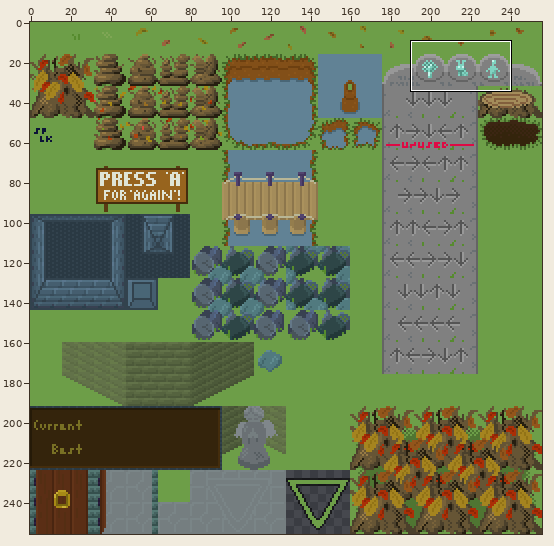
File history of a sprite sheet, src/data/image/8-outdoors.png. Above, an overview of the earlier version with the close-up marked.
Close-up. The starting point:
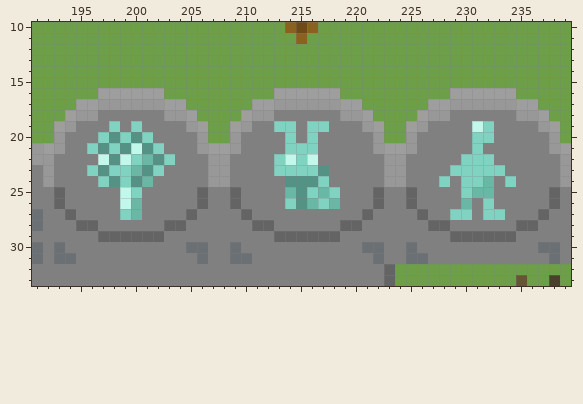
The file is 256x256 pixels. Colours within 5 levels of each other are drawn and written as one. Shown: x 191..239, y 10..33.
The same view after the edit:
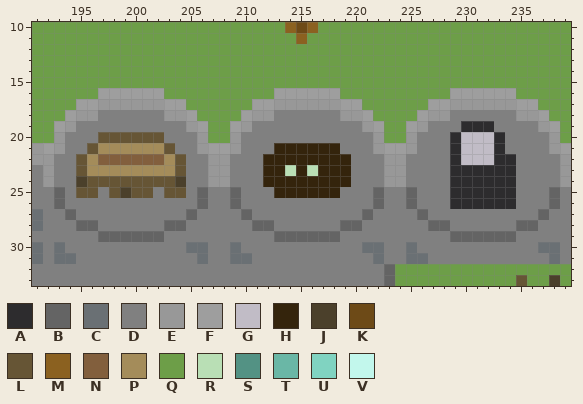
Palette (. is transparent): A #2d2c2e  B #646464  C #6a7074  D #808080  E #989898  F #9e9e9e  G #c1bcc6  H #34240c  J #4b402b  K #6d4a17  L #665535  M #8b6120  N #825f3d  P #a48c5a  Q #6d9e48  R #b9dfb5  S #539284  T #6ab7a6  U #80d3c1  V #c2f7ec
What changed:
@@ x 191..239 @@
 18 QQQFEEDDDDDDEEFQQQQFEEDDDDDDEEFQQQQFEEDDDDDDEEFQQ
-19 QQFEDDDUDUDDDDEFQQFEDDUUDUUDDDEFQQFEDDDDVUDDDDEFQ
-20 QQEDDDUSUSUDDDDEQQEDDDDUDUDDDDDEQQEDDDDDUUDDDDDEQ
-21 EFEDDUSUSVSUDDDEFFEDDDDUUUDDDDDEFFEDDDDDUDDDDDDEF
-22 EEDDDDVSVUTSUDDDEEDDDDUVUVDDDDDDEEDDDDDUUUDDDDDDE
-23 DEDDDUSUUTSUDDDDEEDDDDUUUUSDDDDDEEDDDDUUUUUDDDDDE
-24 DEDDDDUSUSTDDDDDEEDDDDDSSSUDDDDDEEDDDUDUUTDUDDDDE
-25 DDBDDDDDVUDDDDDBDDBDDDDTSUTUDDDBDDBDDDDUTTDDDDDBD
-26 DDBDDDDDVTDDDDDBDDBDDDDUSTUTDDDBDDBDDDDTDUDDDDDBD
-27 CDDBDDDDUTDDDDBDDDDBDDDDDDDDDDBDDDDBDDUUDUUDDDBDD
+19 QQFEDDDDDDDDDDEFQQFEDDDDDDDDDDEFQQFEDDDAAADDDDEFQ
+20 QQEDDDLLLLLLDDDEQQEDDDDDDDDDDDDEQQEDDDAGGGADDDDEQ
+21 EFEDDLPPPPPPLDDEFFEDDDHHHHHHDDDEFFEDDDAGGGADDDDEF
+22 EEDDLPNNNNNNPLDDEEDDDHHHHHHHHDDDEEDDDDAGGGAADDDDE
+23 DEDDLPPPPPPPPLDDEEDDDHHRHRHHHDDDEEDDDDAAAAAADDDDE
+24 DEDDJLLLLLLLLJDDEEDDDHHHHHHHHDDDEEDDDDAAAAAADDDDE
+25 DDBDLLDLJLLDLLDBDDBDDDHHHHHHDDDBDDBDDDAAAAAADDDBD
+26 DDBDDDDDDDDDDDDBDDBDDDDDDDDDDDDBDDBDDDAAAAAADDDBD
+27 CDDBDDDDDDDDDDBDDDDBDDDDDDDDDDBDDDDBDDDDDDDDDDBDD
 28 CDDDBBDDDDDDBBDDDDDDBBDDDDDDBBDDDDDDBBDDDDDDBBDDD
